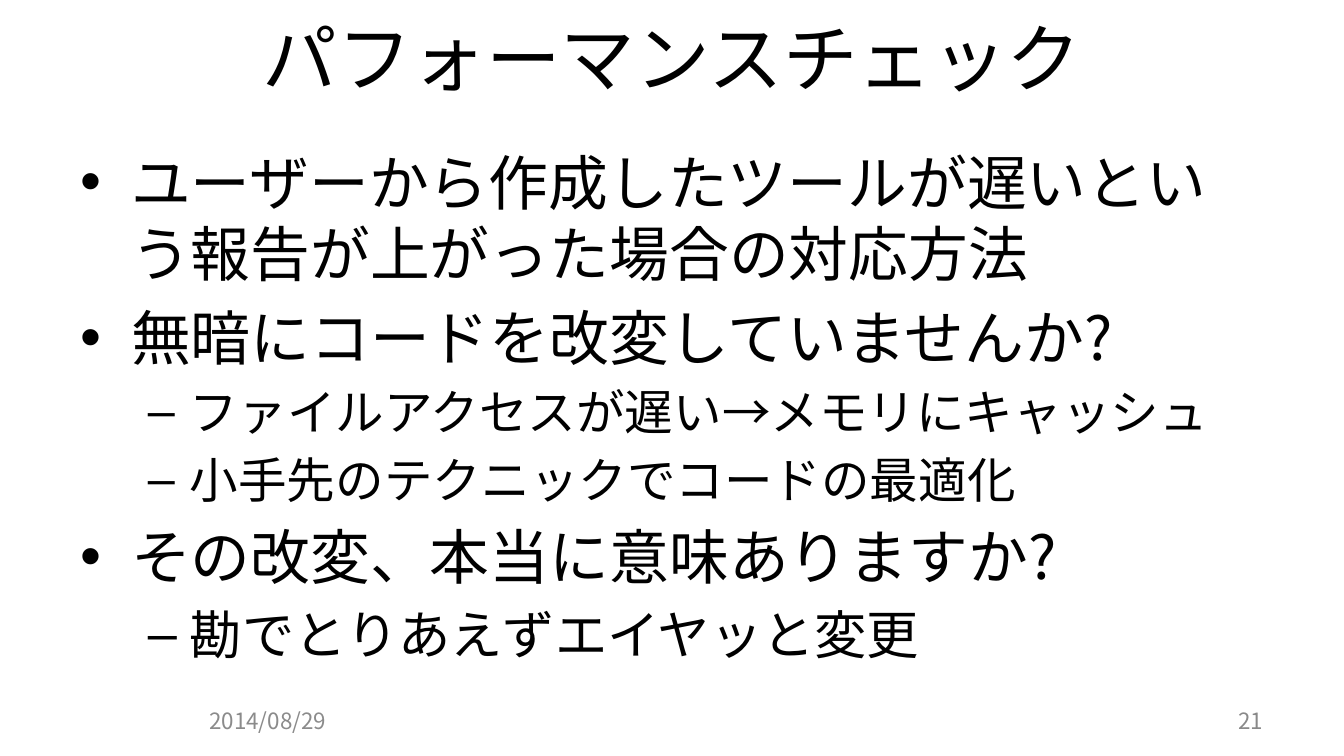
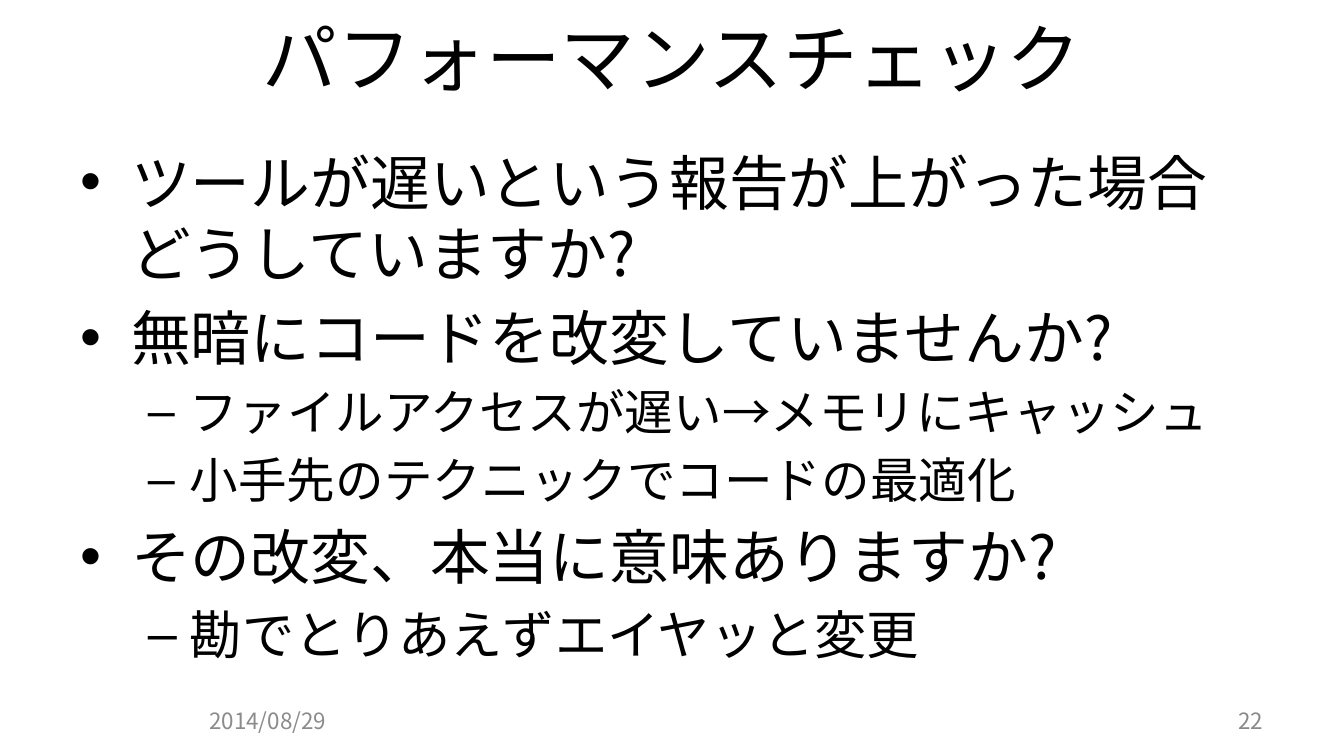
Before and after one commit to JCGS/CEDEC2014, a slide deck: slide 22 of chiyama/2014cedec_chiyama.pptx (slide 21 before the commit). Drawn at 1344x756 pixels with LibreOffice and Linux fonts; fonts in the diff are those of the drawing; background and template pictures are left out. Boxes give left, top, right and bottom in pixels: in the first picture for what was removed or moved away, otherwise in the second. Text is boxed around its words. In the diff, an @@ line names an element or a change of style, - is before the commit and + after.

Commit message:
GitHub登録のアナウンス追加 レイアウト修正 その他、細かいモロモロ追記・修正 PDF ファイルを追加

```diff
--- a/chiyama/2014cedec_chiyama.pptx
+++ b/chiyama/2014cedec_chiyama.pptx
@@ text at <box>131,154,1207,279</box>: text changed @@
-• ユーザーから作成したツールが遅いという報告が上がった場合の対応方法
+• ツールが遅いという報告が上がった場合どうしていますか?
@@ page number at <box>1238,712,1263,729</box>: text changed @@
-21
+22
```
Also in this commit, not shown: 16 other slides changed, 3 slides added, 3 other files.
